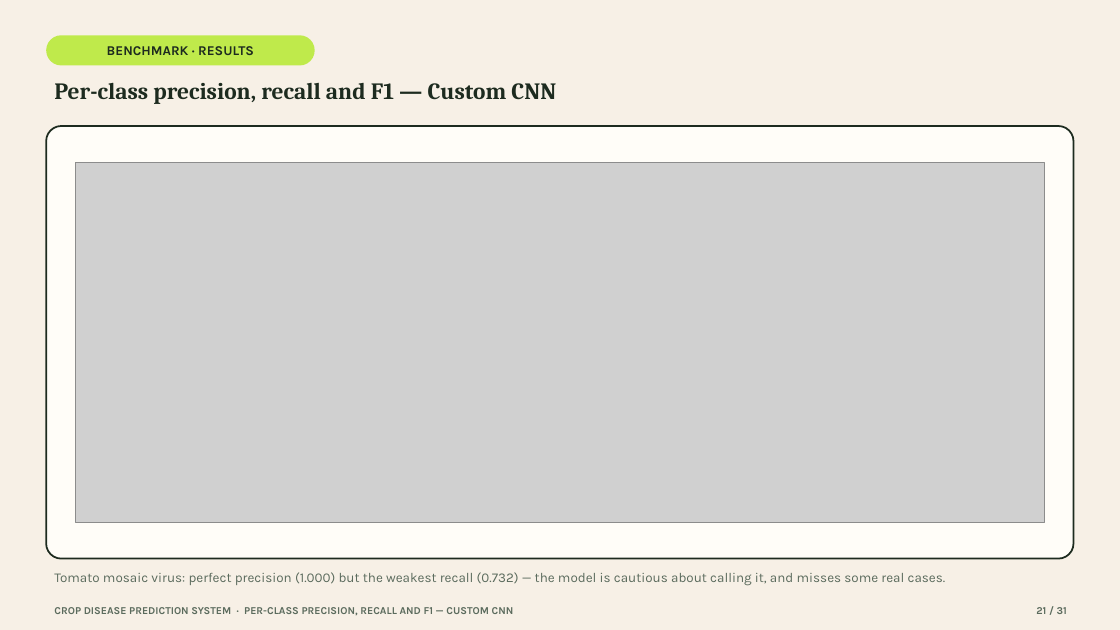
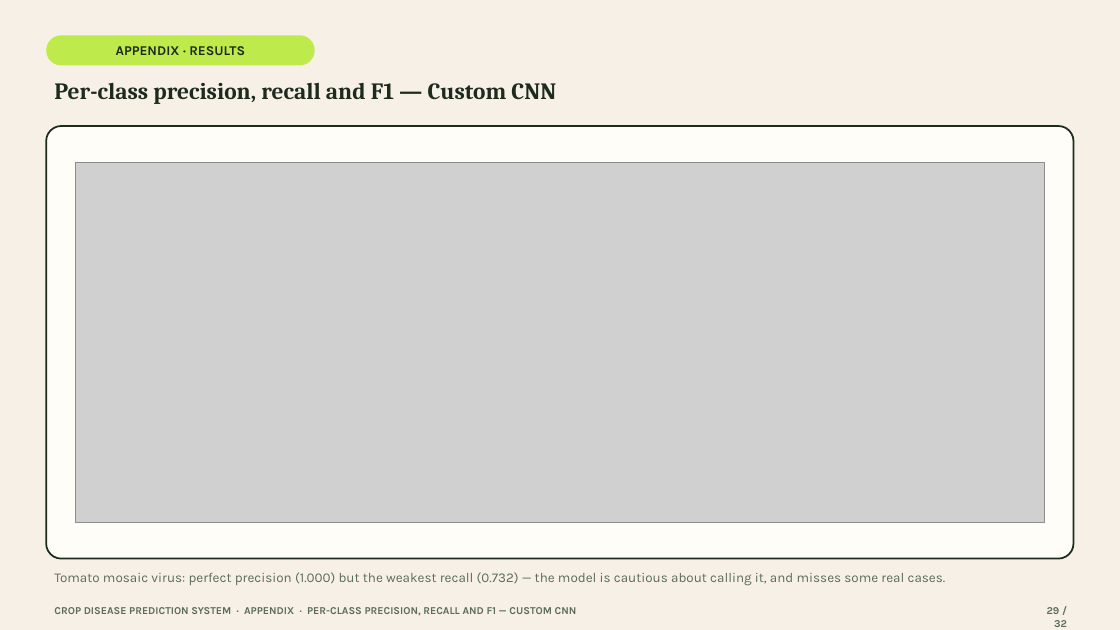
Before and after one commit to devSaksham/crop-disease-detection, a slide deck: slide 29 of presentation/Crop_Disease_Prediction_System.pptx (slide 21 before the commit). Drawn at 1120x630 pixels with LibreOffice and Linux fonts; fonts in the diff are those of the drawing; grey boxes stand for pictures. Boxes give left, top, right and bottom in pixels: in the first picture for what was removed or moved away, otherwise in the second. Text is boxed around its words. In the diff, an @@ line names an element or a change of style, - is before the commit and + after.

Commit message:
Restructure presentation: drop Grad-CAM, fix benchmark model/class attribution, add literature review, move plots to appendix
- Deleted the Grad-CAM slide entirely per review feedback.
- Corrected wording that implied the benchmark study compared the two
  production architectures (residual CNN / CBAM CNN); it actually compares
  a from-scratch VGG-style CNN vs. EfficientNetB3 transfer learning on a
  15-class, 3-crop subset -- fixed on the "At a Glance" stat card and the
  benchmark methodology slide, which now explicitly distinguishes the two
  studies.
- Added a five-point Literature Review slide (Hughes & Salathe, Mohanty et
  al., He et al., Tan & Le, Singh et al.), sourced from the citations
  already verified in the LaTeX end-term report.
- Trimmed the main flow to 16 concise slides and moved the 15 detailed
  benchmark plots (EDA, learning curves, confusion matrices, ROC/PR,
  calibration, error gallery, full metrics table) after the Thank You
  slide as a labelled appendix, behind a new divider slide.
- Added a benchmark-scope caveat to the Limitations slide and renumbered
  all footers (now NN / 32).

```diff
--- a/presentation/Crop_Disease_Prediction_System.pptx
+++ b/presentation/Crop_Disease_Prediction_System.pptx
@@ text in rounded rectangle at (x1=116, y1=46, x2=245, y2=55): text changed @@
-BENCHMARK · RESULTS
+APPENDIX · RESULTS
@@ text at (x1=54, y1=607, x2=577, y2=615): text changed @@
-CROP DISEASE PREDICTION SYSTEM · PER-CLASS PRECISION, RECALL AND F1 — CUSTOM CNN
+CROP DISEASE PREDICTION SYSTEM · APPENDIX · PER-CLASS PRECISION, RECALL AND F1 — CUSTOM CNN
@@ text at (x1=1047, y1=607, x2=1067, y2=627): text changed @@
-21 / 31
+29 / 32
```
Also in this commit, not shown: 29 other slides changed, 2 slides added, 1 slide removed.
